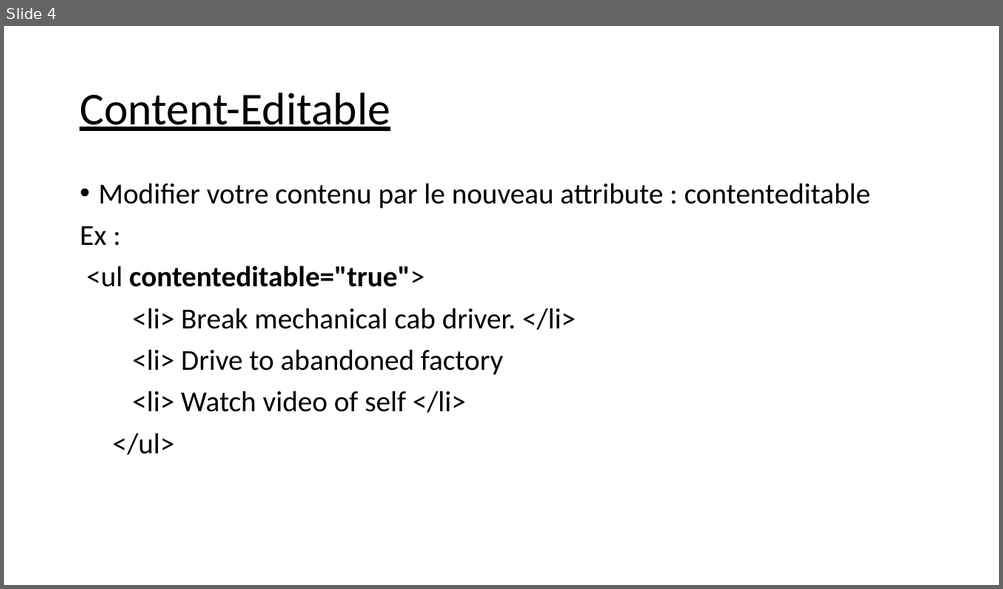
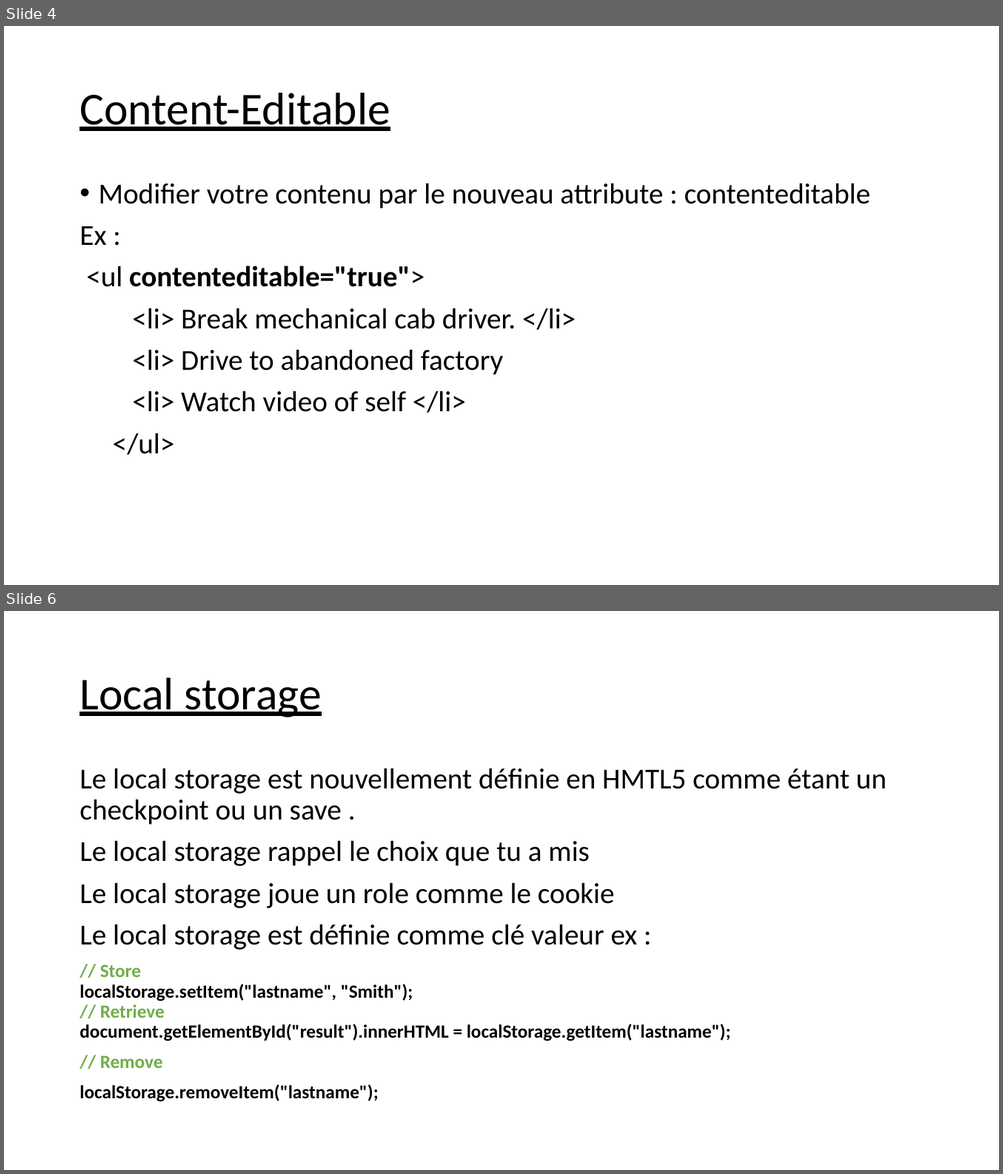
Before and after one commit to balamddine/NewHtml5, a slide deck: Presentation Du HTML5 .pptx. Shown one above the other, each under a label of ours: slide 4 before the commit, slides 4 and 6 after it; the slides between them are not shown. The pictures are 1003x589 and 1003x1174 pixels, drawn with LibreOffice and Linux fonts; fonts in the diff are those of the drawing. Boxes give left, top, right and bottom in pixels: in the first picture for what was removed or moved away, otherwise in the second. Text is boxed around its words. In the diff, an @@ line names an element or a change of style, - is before the commit and + after.

```diff
--- a/Presentation Du HTML5 .pptx
+++ b/Presentation Du HTML5 .pptx
@@ slide 6 added at [4, 611, 999, 1170], background #FFFFFF @@
@@ title added at [79, 678, 321, 718], 44 pt, text #000000, underline @@
+Local storage
@@ text added at [79, 768, 886, 1102], 28 pt, text #000000 @@
+Le local storage est nouvellement définie en HMTL5 comme étant un checkpoint ou un save .
+Le local storage rappel le choix que tu a mis
+Le local storage joue un role comme le cookie
+Le local storage est définie comme clé valeur ex :
+// Store
+localStorage.setItem("lastname", "Smith");
+// Retrieve
+document.getElementById("result").innerHTML = localStorage.getItem("lastname");
+// Remove
+localStorage.removeItem("lastname");
```
Also in this commit, not shown: 7 other slides added, 1 other file.
